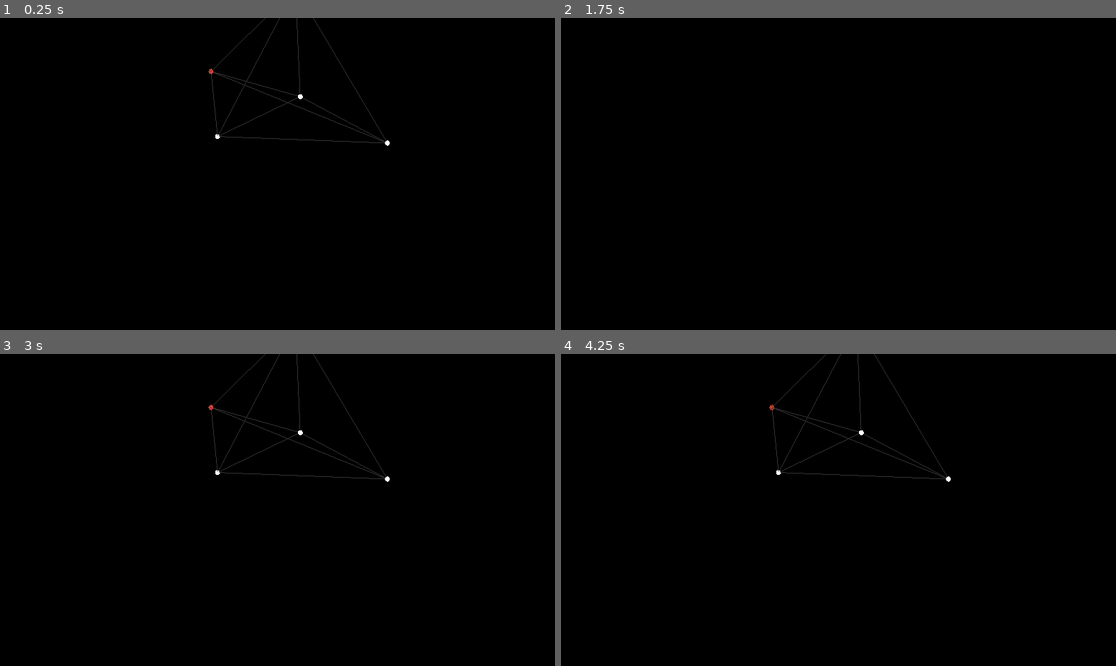
Above: before the commit, frames 1-4 (two rows, left to right).
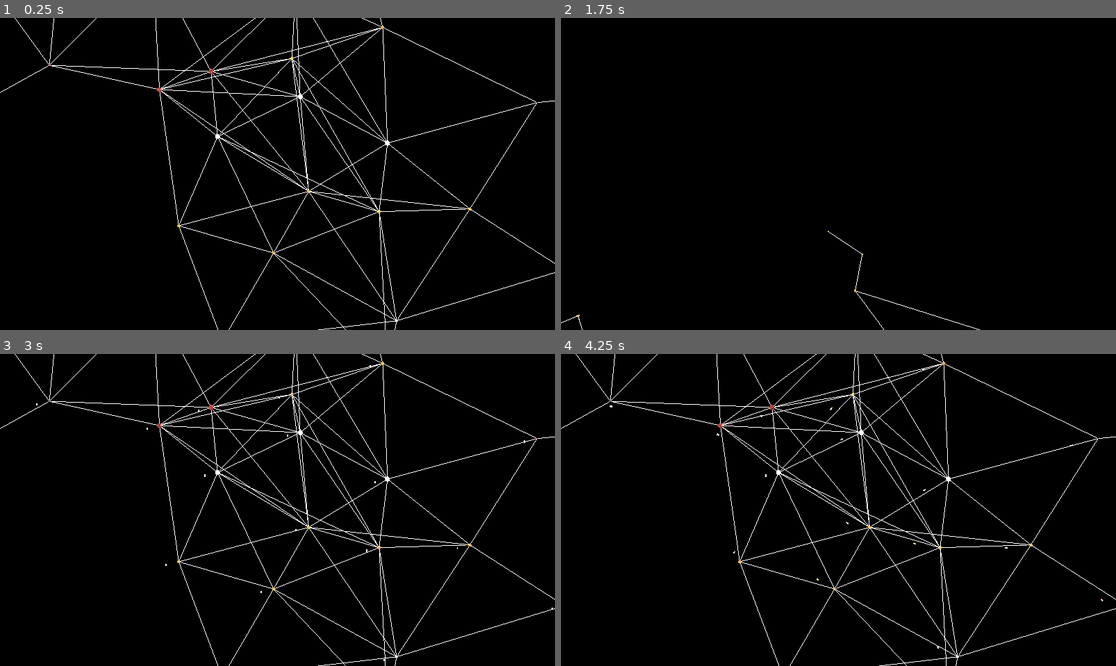
Above: after the commit, the same moments.

Repository: NoahMSchool/SpaceStrategyGame
Game: Godot game, scene res://Galaxy/galaxy.tscn
The game is run twice, just before and just after one commit, with the same random seed, the same clock (stepped at 60 frames per second) and the same inputs.
Inputs (mouse positions are in pixels of both pictures, inside the frame that each line leads up to):
- Up to frame 1 (0.25 s): no input
- Up to frame 2 (1.75 s): tap Enter at 0.5 s; move the mouse to (960, 158) at 0.52 s; tap M (m) at 0.6 s; tap R (r) at 0.8, 1.35 s; tap Space at 1.25 s; move the mouse to (727, 189) at 1.27 s; tap S (s) at 1.55 s
- Up to frame 3 (3 s): tap Enter at 2 s; move the mouse to (333, 441) at 2.02 s; tap S (s) at 2.1 s; tap X (x, bound only after the commit) at 2.3, 2.85 s; tap Space at 2.75 s; move the mouse to (249, 572) at 2.77 s
- Up to frame 4 (4.25 s): tap M (m) at 3.05 s; move the mouse to (1005, 556) at 3.52 s; click (1005, 556) at 3.6 s; tap R (r) at 3.8 s

The runs differ from the first frame. In frame 1, 2.7% of the frame differs, in the area x 0-100%, y 0-100%; in frame 2, 0.1%; in frame 3, 2.7%; in frame 4, 2.7%.

Commit message:
Getting next dest with A Star. Adding X to toggle auto gen of resources

Diff:
--- a/3DDraw/3dDraw.gd
+++ b/3DDraw/3dDraw.gd
@@ -18,7 +18,7 @@
 			parent.remove_child(n)
 			n.queue_free()
 
-func draw_line(pos1: Vector3, pos2: Vector3, color = Color("#333333", 0.2)):
+func draw_line(pos1: Vector3, pos2: Vector3, color = Color("#FFFFFF", 0.2)):
 	var mesh_instance := MeshInstance3D.new()
 	var immediate_mesh := ImmediateMesh.new()
 	var material := ORMMaterial3D.new()
--- a/Galaxy/galaxy.tscn
+++ b/Galaxy/galaxy.tscn
@@ -10,7 +10,7 @@
 
 [node name="Galaxy" type="Node3D" unique_id=1524020374]
 script = ExtResource("1_dkrcd")
-max_connection_distance = 20
+max_system_count = 30
 
 [node name="WorldEnvironment" type="WorldEnvironment" parent="." unique_id=1426894719]
 environment = SubResource("Environment_7c7pm")
@@ -25,3 +25,7 @@
 [node name="3DDraw" type="Node3D" parent="." unique_id=2115399290]
 
 [node name="FreeShipContiner" type="Node3D" parent="." unique_id=1231535771]
+
+[node name="DirectionalLight3D" type="DirectionalLight3D" parent="." unique_id=1249539845]
+transform = Transform3D(1, 0, 0, 0, -4.371139e-08, 1, 0, -1, -4.371139e-08, 0, 0, 0)
+sky_mode = 1
--- a/Galaxy/galaxy_generator.gd
+++ b/Galaxy/galaxy_generator.gd
@@ -5,7 +5,7 @@
 
 #in lightyears, typical solar systems are 5-10 apart
 @export var min_system_separation = 7.5
-@export var max_system_count = 5
+@export var max_system_count = 10
 @export var max_connection_distance = 15 :
 	set (val):
 		print("Changing Max Connection to", val)
@@ -87,7 +87,6 @@
 	if (!systems.size()):
 		return new_algo
 
-
 	new_algo.set_neighbor_filter_enabled(true)
 	new_algo.max_distance = max_distance
 	for sys in systems:
@@ -102,10 +101,16 @@
 				if sys1.position.distance_to(sys2.position)<max_distance:
 					Draw3D.draw_line(sys1.position,sys2.position)
 	print("We have systems ", systems.size())
-	var path = new_algo.get_id_path(systems[0].get_instance_id(), systems[2].get_instance_id())
+	return new_algo
 
-	print(path)
-	return new_algo
+func get_next_step(from, to):
+	var next = null
+	if from and to and from != to:
+		var path = algo.get_id_path(from.get_instance_id(), to.get_instance_id())
+		if path and path.size() > 1:
+			next = instance_from_id(path[1])
+			print(path)
+	return next
 
 func get_target_system():
 	if (systems.size() > 0):
--- a/Resources/ship_resource.gd
+++ b/Resources/ship_resource.gd
@@ -1,7 +1,9 @@
 extends Node3D
 class_name ShipResource
 
+var final_destination : SolarSystem
 var destination : SolarSystem
+
 var in_transmission:= false
 
 func begin_transmission():
--- a/SolarSystem/solar_system.gd
+++ b/SolarSystem/solar_system.gd
@@ -65,6 +65,14 @@
 		print("Generating Resource")
 		generate_resource()
 
+	if Input.is_action_just_pressed("m"):
+		for r in $ShipResourceContainer.get_children():
+			eject_resource(r)
+
+	if Input.is_action_just_pressed("x"):
+		print("Toggle time to ", !$ResourceTimer.paused)
+		$ResourceTimer.paused = !$ResourceTimer.paused
+
 func pick_weighted_startype() -> StarType:
 	var total_weight_sum : float = 0.0
 	for st in SpaceInfo.startypes:
@@ -149,10 +157,8 @@
 
 """
 
-func _unhandled_input(event: InputEvent) -> void:
-		if Input.is_action_just_pressed("m"):
-			for r in $ShipResourceContainer.get_children():
-				eject_resource(r)
+
+
 
 func generate_resource():
 	var per_row = 10
@@ -160,18 +166,21 @@
 	$ShipResourceContainer.add_child(new_resource)
 	var x_off = ($ShipResourceContainer.get_child_count() - 1) / per_row
 	var y_off = ($ShipResourceContainer.get_child_count() - 1) % per_row
-	new_resource.position = new_resource.position + Vector3(0,0.125,0)* x_off + Vector3(0, 0, 0.3) * y_off
-	new_resource.destination = 	galaxy.get_target_system()
+	new_resource.position = new_resource.position + Vector3(0.125,0,0)* x_off + Vector3(0, 0, 0.3) * y_off
+	new_resource.final_destination = galaxy.get_target_system()
 
 	return
 
 func eject_resource(res):
-	if (res.destination):
-		res.begin_transmission()
-		var global_pos = res.global_position
-		$ShipResourceContainer.remove_child(res)
-		galaxy.add_free_resource(res, global_pos)
-		print("Ejecting!", res.name)
+	if (res.final_destination and res.final_destination != self):
+		var next_destination = galaxy.get_next_step(self, res.final_destination)
+		if next_destination:
+			res.destination = next_destination
+			res.begin_transmission()
+			var global_pos = res.global_position
+			$ShipResourceContainer.remove_child(res)
+			galaxy.add_free_resource(res, global_pos)
+			# print("Ejecting!", res.name)
 
 func receive_resource(res):
 	galaxy.detach_free_resource(res)
--- a/SolarSystem/solar_system.tscn
+++ b/SolarSystem/solar_system.tscn
@@ -48,6 +48,7 @@
 
 [node name="ResourceTimer" type="Timer" parent="." unique_id=1254746077]
 wait_time = 2.0
+autostart = true
 
 [connection signal="input_event" from="." to="." method="_mouse_selected"]
 [connection signal="timeout" from="TrailTimer" to="." method="_on_trail_timer_timeout"]
--- a/project.godot
+++ b/project.godot
@@ -75,3 +75,8 @@
 "events": [Object(InputEventKey,"resource_local_to_scene":false,"resource_name":"","device":-1,"window_id":0,"alt_press …(192 unchanged characters)…
 ]
 }
+x={
+"deadzone": 0.2,
+"events": [Object(InputEventKey,"resource_local_to_scene":false,"resource_name":"","device":-1,"window_id":0,"alt_pressed":false,"shift_pressed":false,"ctrl_pressed":false,"meta_pressed":false,"pressed":false,"keycode":0,"physical_keycode":88,"key_label":0,"unicode":120,"location":0,"echo":false,"script":null)
+]
+}
Not shown: 1 places in Galaxy/galaxy.tscn that only renumber resources
